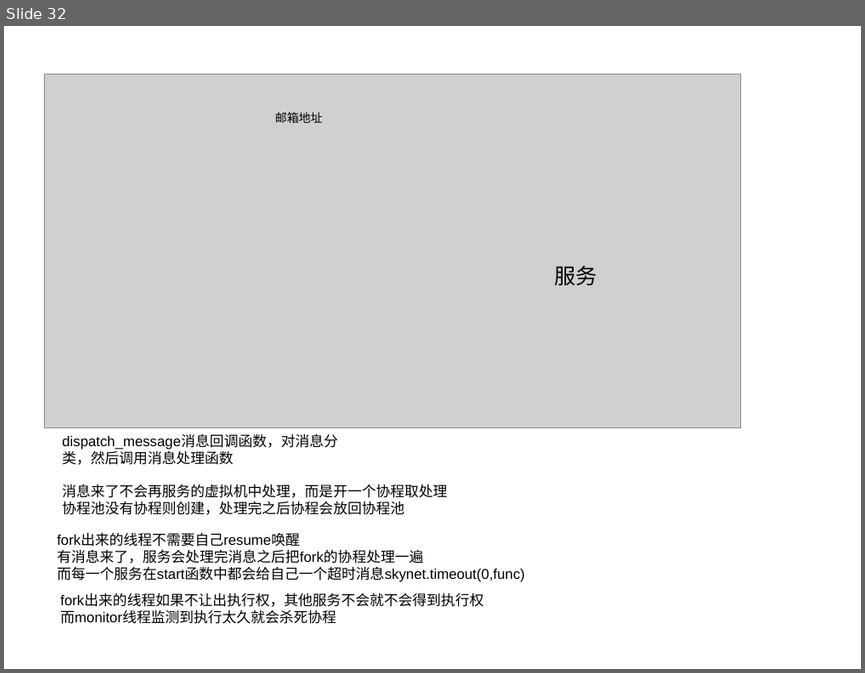
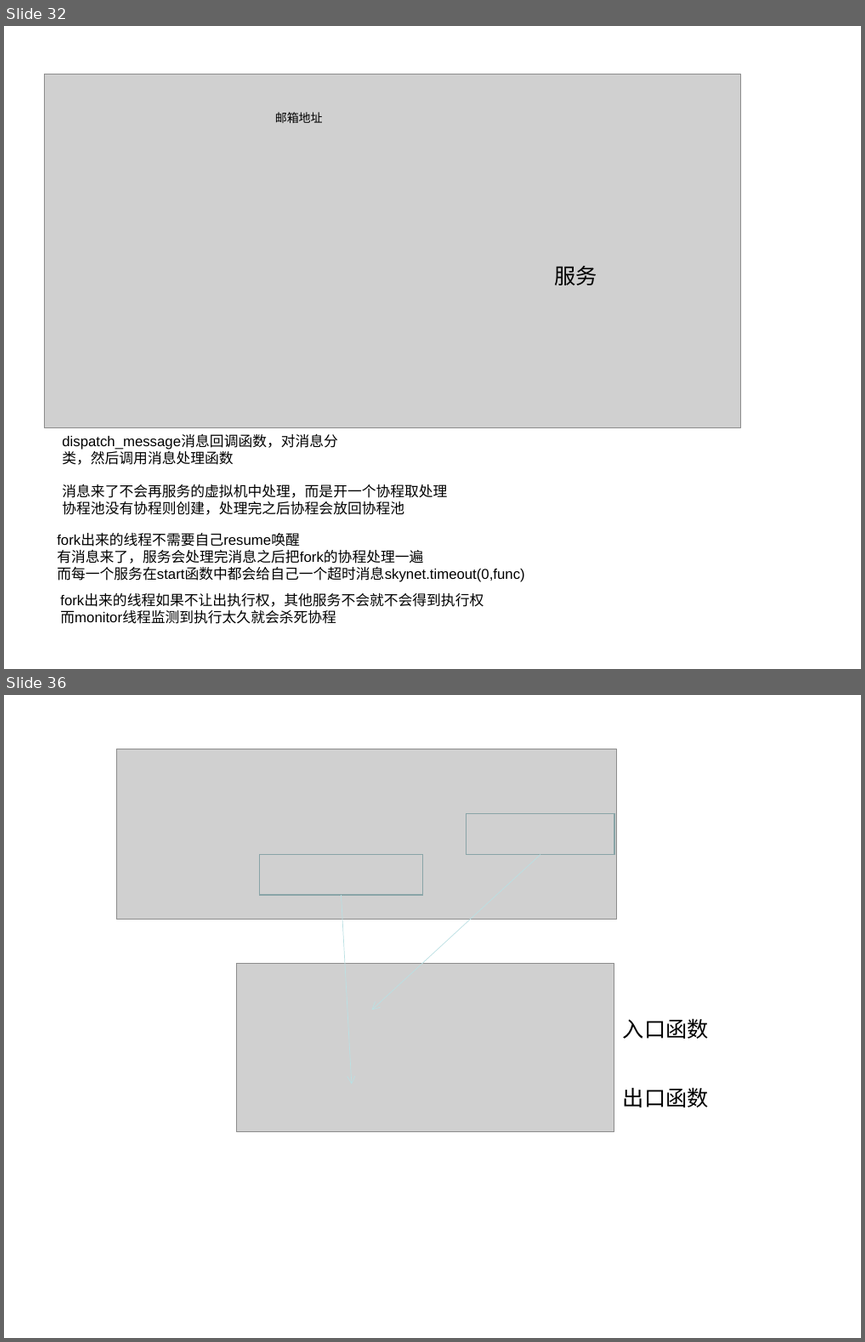
Before and after one commit to k527971724/notebook, a slide deck: 笔记图片.ppt. Shown one above the other, each under a label of ours: slide 32 before the commit, slides 32 and 36 after it; the slides between them are not shown. The pictures are 865x673 and 865x1342 pixels, drawn with LibreOffice and Linux fonts; fonts in the diff are those of the drawing; grey boxes stand for pictures. Boxes give left, top, right and bottom in pixels: in the first picture for what was removed or moved away, otherwise in the second. Text is boxed around its words. In the diff, an @@ line names an element or a change of style, - is before the commit and + after.

```diff
--- a/笔记图片.ppt
+++ b/笔记图片.ppt
@@ slide 36 added at (4,695,861,1338), background #FFFFFF @@
@@ picture added at (116,749,616,919) @@
@@ rectangle added at (466,814,614,854), outline #89A4A7 0.99 pt @@
@@ rectangle added at (259,854,422,895), outline #89A4A7 0.99 pt @@
@@ arrow added from (540, 854) to (371, 1009), #BBE0E3 0.51 pt @@
@@ arrow added from (341, 895) to (352, 1084), #BBE0E3 0.51 pt @@
@@ picture added at (237,964,615,1132) @@
@@ text added at (623,1018,709,1038), 18 pt, text #000000 @@
+入口函数
@@ text added at (623,1087,709,1107), 18 pt, text #000000 @@
+出口函数
```
Also in this commit, not shown: 3 slides changed, 5 other slides added, 6 other files.
